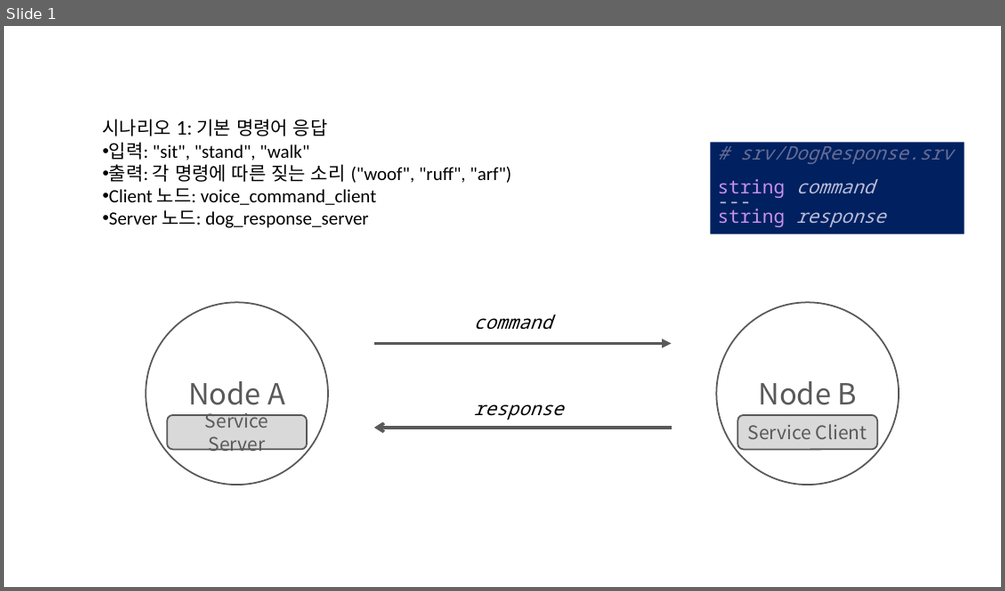
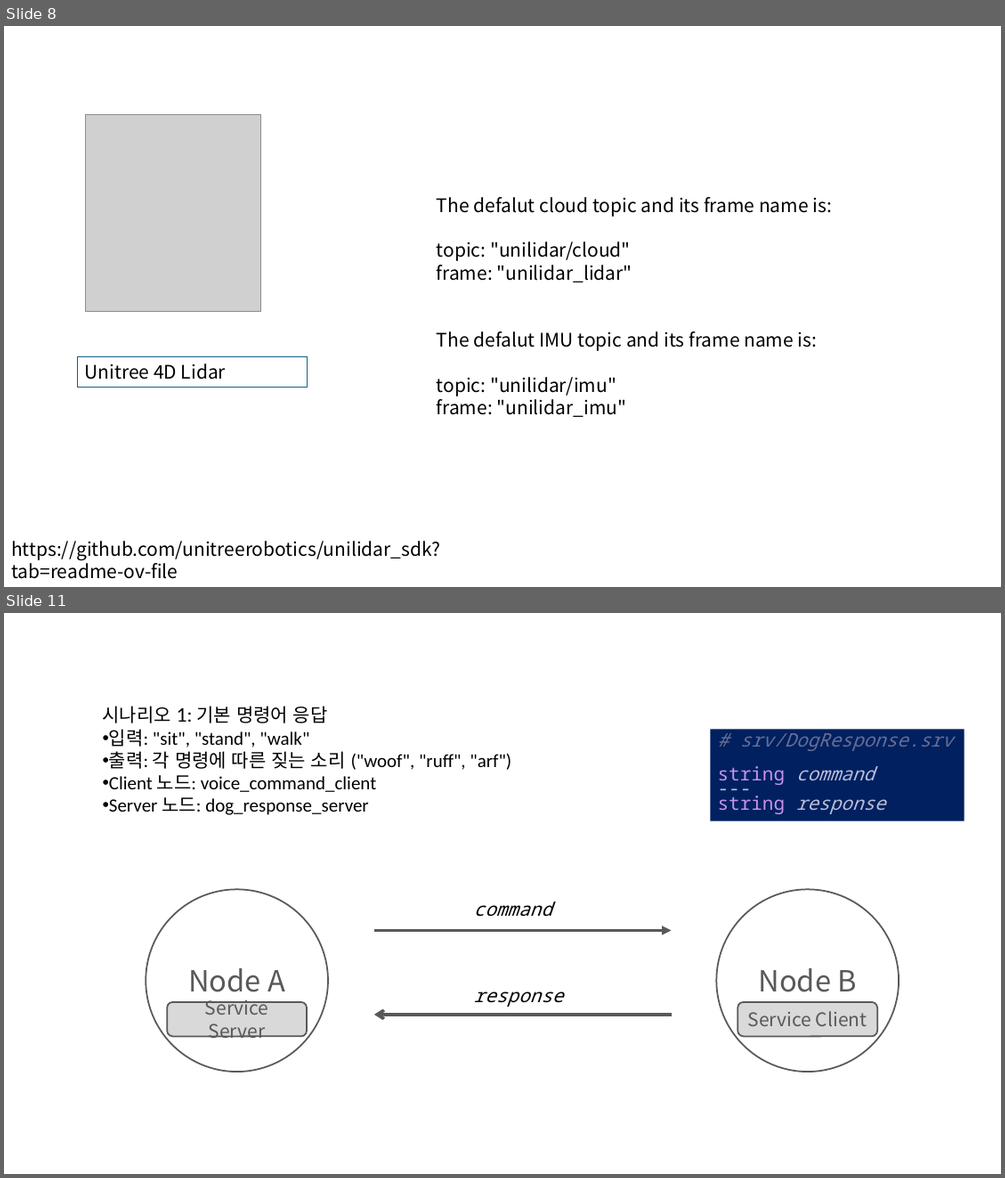
Before and after one commit to redEddie/CROS0218, a slide deck: 프레젠테이션1.pptx. Shown one above the other, each under a label of ours: slide 1 before the commit, slides 8 and 11 after it; the slides between them are not shown. The pictures are 1005x591 and 1005x1178 pixels, drawn with LibreOffice and Linux fonts; fonts in the diff are those of the drawing; grey boxes stand for pictures. Boxes give left, top, right and bottom in pixels: in the first picture for what was removed or moved away, otherwise in the second. Text is boxed around its words. In the diff, an @@ line names an element or a change of style, - is before the commit and + after.

```diff
--- a/프레젠테이션1.pptx
+++ b/프레젠테이션1.pptx
@@ slide 8 added at (x1=4, y1=26, x2=1001, y2=587), background #FFFFFF @@
@@ picture added at (x1=86, y1=114, x2=260, y2=311) @@
@@ text added at (x1=437, y1=197, x2=831, y2=417), 18 pt, text #000000 @@
+The defalut cloud topic and its frame name is:
+topic: "unilidar/cloud"
+frame: "unilidar_lidar"
+The defalut IMU topic and its frame name is:
+topic: "unilidar/imu"
+frame: "unilidar_imu"
@@ rectangle added at (x1=77, y1=356, x2=307, y2=386), outline #156082 0.75 pt, 18 pt, text #000000 @@
+Unitree 4D Lidar
@@ text added at (x1=11, y1=540, x2=440, y2=579), 18 pt, text #000000 @@
+https://github.com/unitreerobotics/unilidar_sdk?tab=readme-ov-file
@@ what was slide 1 is now slide 11 @@
```
Also in this commit, not shown: 9 other slides added.
